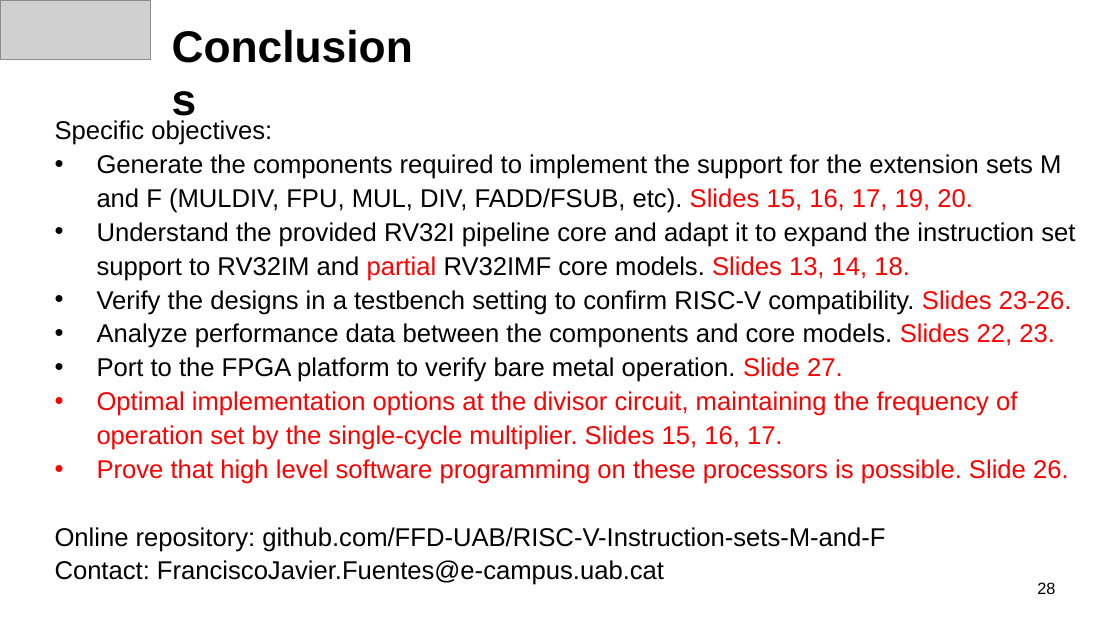
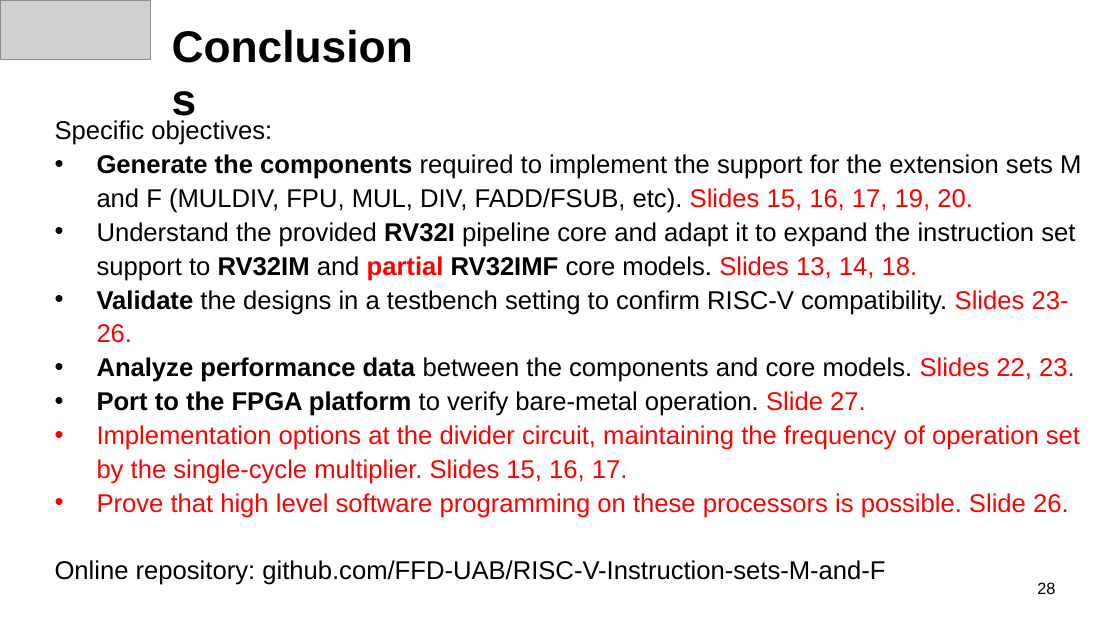
Before and after one commit to FFD-UAB/RISC-V-Instruction-sets-M-and-F, a slide deck: slide 28 of TFM_FFD_Slides3.pptx. Drawn at 1120x630 pixels with LibreOffice and Linux fonts; fonts in the diff are those of the drawing; grey boxes stand for pictures; background and template pictures are left out. Boxes give left, top, right and bottom in pixels: in the first picture for what was removed or moved away, otherwise in the second. Text is boxed around its words. In the diff, an @@ line names an element or a change of style, - is before the commit and + after.

```diff
--- a/TFM_FFD_Slides3.pptx
+++ b/TFM_FFD_Slides3.pptx
@@ text at bbox=[97, 154, 1081, 382]: bold on in "Generate the components", "RV32I RV32IM partial RV32IMF", "Analyze performance data" @@
@@ text at bbox=[97, 290, 1069, 343]: text changed @@
-• Verify the designs in a testbench setting to confirm RISC-V compatibility. Slides 23-26.
+• Validate the designs in a testbench setting to confirm RISC-V compatibility. Slides 23-26.
@@ text at bbox=[97, 391, 1080, 484]: text changed @@
-• Port to the FPGA platform to verify bare metal operation. Slide 27.
-• Optimal implementation options at the divisor circuit, maintaining the frequency of operation set by the single-cycle multiplier. Slides 15, 16, 17.
+• Port to the FPGA platform to verify bare-metal operation. Slide 27.
+• Implementation options at the divider circuit, maintaining the frequency of operation set by the single-cycle multiplier. Slides 15, 16, 17.
@@ text at bbox=[55, 560, 664, 585]: paragraph removed @@
-Contact: FranciscoJavier.Fuentes@e-campus.uab.cat
```
Also in this commit, not shown: 5 other slides changed, 2 slides added, 1 other file.
